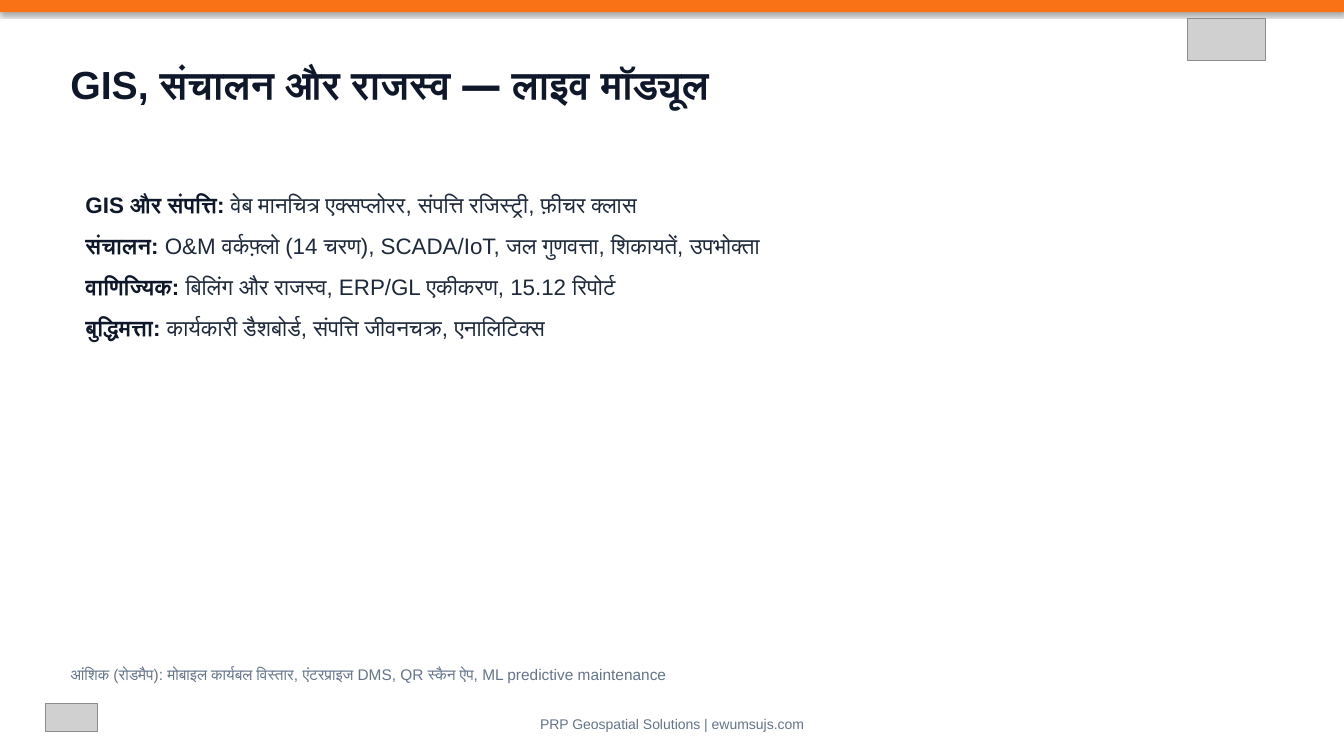
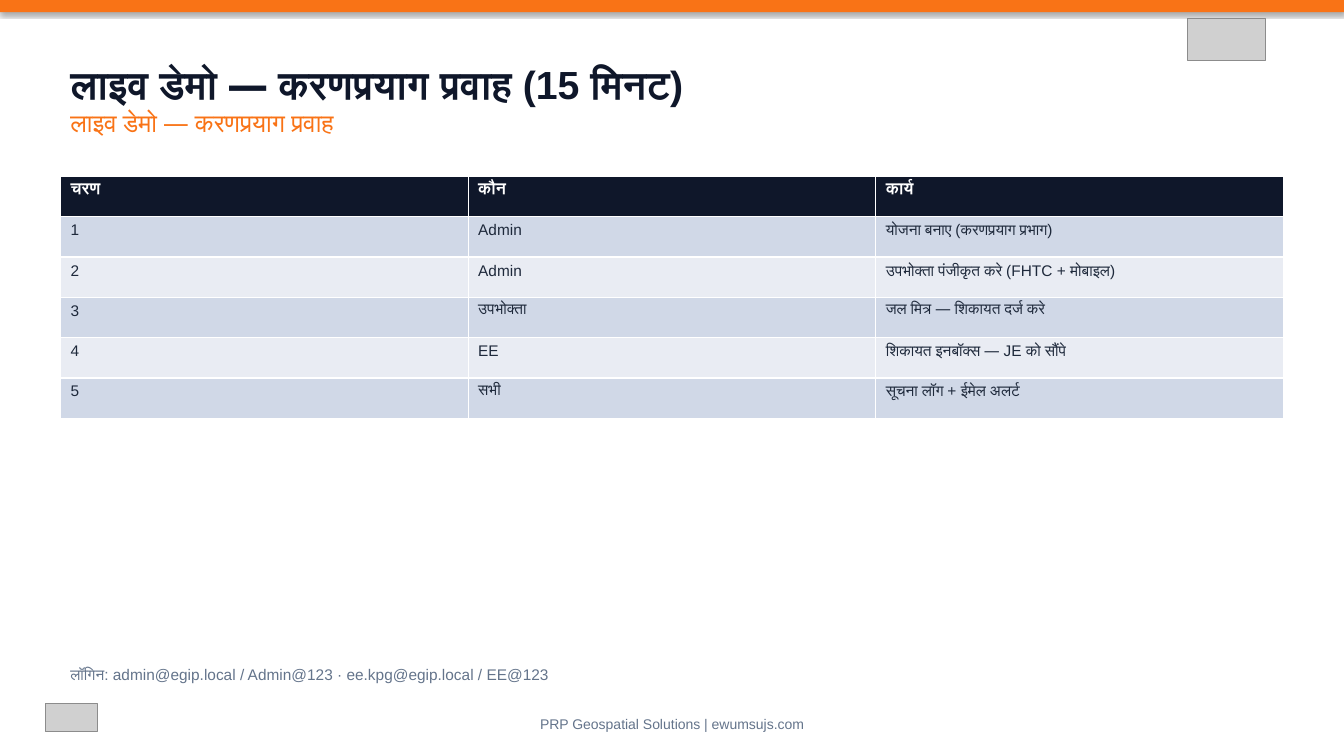
Before and after one commit to geospatialprp-dotcom/EWUMS, a slide deck: slide 12 of docs/ujs-presentation/EWUMS-UJS-Presentation-Hindi.pptx (slide 6 before the commit). Drawn at 1344x756 pixels with LibreOffice and Linux fonts; fonts in the diff are those of the drawing; grey boxes stand for pictures. Boxes give left, top, right and bottom in pixels: in the first picture for what was removed or moved away, otherwise in the second. Text is boxed around its words. In the diff, an @@ line names an element or a change of style, - is before the commit and + after.

```diff
--- a/docs/ujs-presentation/EWUMS-UJS-Presentation-Hindi.pptx
+++ b/docs/ujs-presentation/EWUMS-UJS-Presentation-Hindi.pptx
@@ text at box(70, 68, 683, 136): text changed @@
-GIS, संचालन और राजस्व — लाइव मॉड्यूल
+लाइव डेमो — करणप्रयाग प्रवाह (15 मिनट)
+लाइव डेमो — करणप्रयाग प्रवाह
@@ table added at box(60, 176, 1282, 418), 6 rows, 3 columns @@
+चरण | कौन | कार्य
+1 | Admin | योजना बनाए (करणप्रयाग प्रभाग)
+2 | Admin | उपभोक्ता पंजीकृत करे (FHTC + मोबाइल)
+3 | उपभोक्ता | जल मित्र — शिकायत दर्ज करे
+4 | EE | शिकायत इनबॉक्स — JE को सौंपे
+5 | सभी | सूचना लॉग + ईमेल अलर्ट
@@ text removed at box(85, 196, 760, 342) @@
-GIS और संपत्ति: वेब मानचित्र एक्सप्लोरर, संपत्ति रजिस्ट्री, फ़ीचर क्लास
-संचालन: O&M वर्कफ़्लो (14 चरण), SCADA/IoT, जल गुणवत्ता, शिकायतें, उपभोक्ता
-वाणिज्यिक: बिलिंग और राजस्व, ERP/GL एकीकरण, 15.12 रिपोर्ट
-बुद्धिमत्ता: कार्यकारी डैशबोर्ड, संपत्ति जीवनचक्र, एनालिटिक्स
@@ text at box(70, 668, 549, 683): text changed @@
-आंशिक (रोडमैप): मोबाइल कार्यबल विस्तार, एंटरप्राइज DMS, QR स्कैन ऐप, ML predictive maintenance
+लॉगिन: admin@egip.local / Admin@123 · ee.kpg@egip.local / EE@123
```
Also in this commit, not shown: 7 other slides changed, 3 other files.
